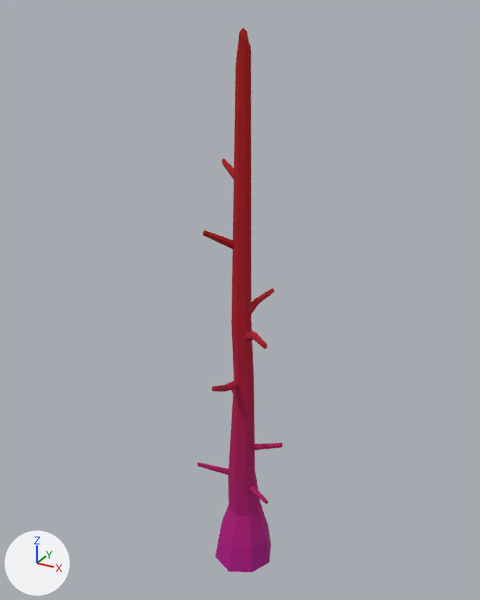
The glTF model assets/synty/synty-tree-pine-dead-01.gltf, before and after one commit.
Before and after are seen from a 50 mm lens placed at (3.23, -6.04, 6.59), pointed at (-0.16, 0.14, 3.5). Every picture has the same lights, and +X, +Y and +Z are marked at lower left. The picture after the commit comes second. Vertices at exactly the same position are counted once.

Objects in the first picture: 'SM_Tree_Pine_Dead_01'.
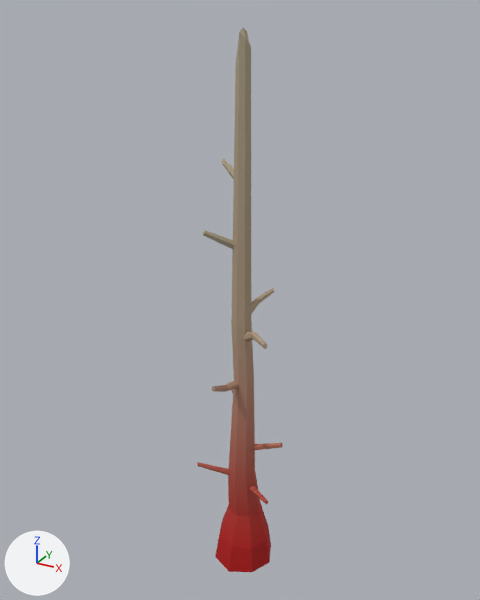
Diff of the bpy script that builds the scene:
```diff
--- a/assets/synty/synty-tree-pine-dead-01.gltf.py
+++ b/assets/synty/synty-tree-pine-dead-01.gltf.py
@@ me_sm_tree_pine_dead_01 @@
 me_sm_tree_pine_dead_01.from_pydata(...)  # 193 vertices, 310 faces; spans x -0.54..0.46, y -0.58..0.55, z -0.31..6.42
 # used by ob_sm_tree_pine_dead_01; location = (0.0, 0.0, 0.0)
+# me_sm_tree_pine_dead_01 part 1: 70 faces centred in x -0.53..0.46, y -0.32..0.48, z 1.23..2.2 are repainted in the vertex colours; the middle colour goes from pink #ff009e to pink #ffa8a8
+# me_sm_tree_pine_dead_01 part 2: 52 faces centred in x -0.4..0.03, y -0.34..0.19, z 4.26..6.38 are repainted in the vertex colours; the middle colour goes from red #ff0000 to white #ffffff
+# me_sm_tree_pine_dead_01 part 3: 74 faces centred in x -0.38..0.4, y -0.32..0.35, z -0.19..1.08 are repainted in the vertex colours; the middle colour goes from pink #ff00da to red #ff4c4c
+# me_sm_tree_pine_dead_01 part 4: 76 faces centred in x -0.15..0.44, y -0.41..0.55, z 3.07..4.34 are repainted in the vertex colours; the middle colour goes from pink #ff0047 to white #ffefef
+# me_sm_tree_pine_dead_01 part 5: 38 faces centred in x -0.14..0.08, y -0.58..0.09, z 2.51..2.82 are repainted in the vertex colours; the middle colour goes from pink #ff006f to pale pink #ffd7d7
 me_sm_tree_pine_dead_01.materials.append(mat_lambert2)
```

Location of each change, [x1, y1, x2, y2] in pixels of the pictures (480 x 600 px):
part 1 of me_sm_tree_pine_dead_01, recoloured: [197, 380, 283, 481] in both
part 2 of me_sm_tree_pine_dead_01, recoloured (lighter): [203, 28, 251, 324] in both
part 3 of me_sm_tree_pine_dead_01, recoloured: [215, 473, 271, 572] in both
part 4 of me_sm_tree_pine_dead_01, recoloured (lighter): [231, 52, 274, 377] in both
part 5 of me_sm_tree_pine_dead_01, recoloured (lighter): [212, 322, 254, 392] in both
